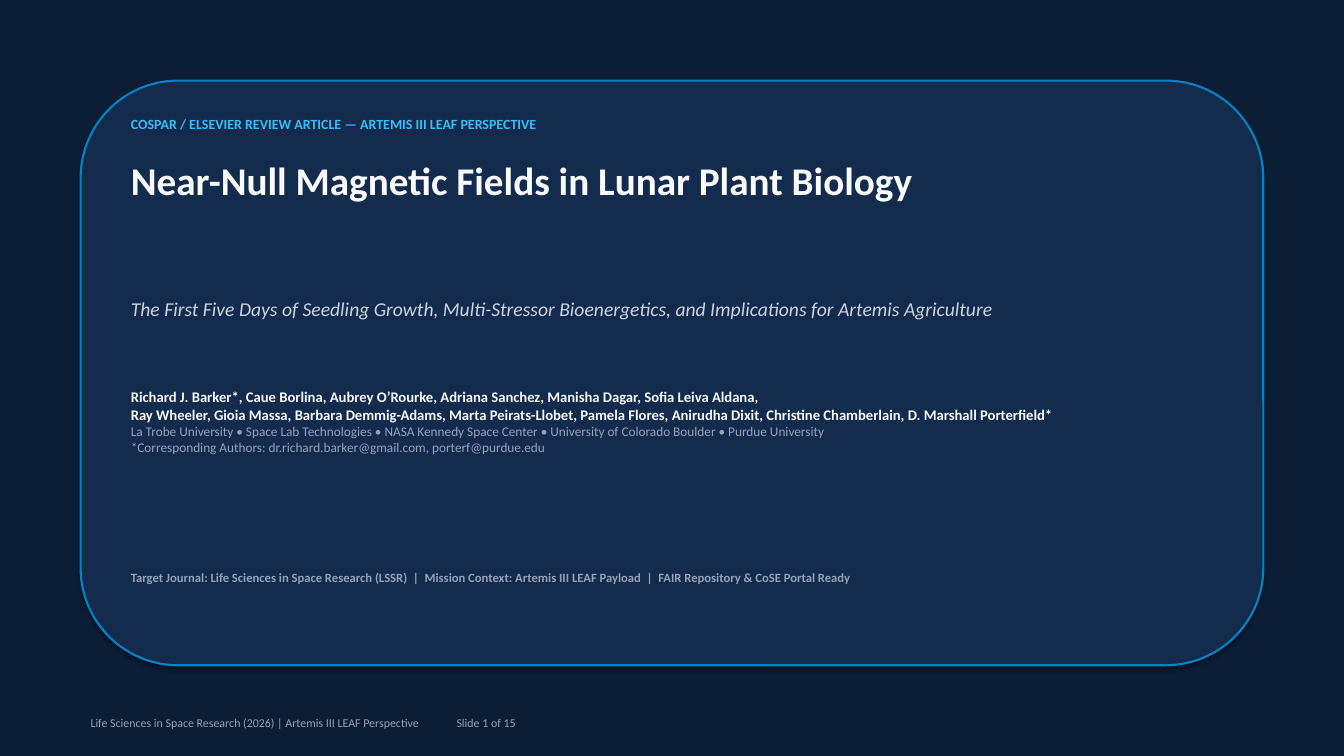
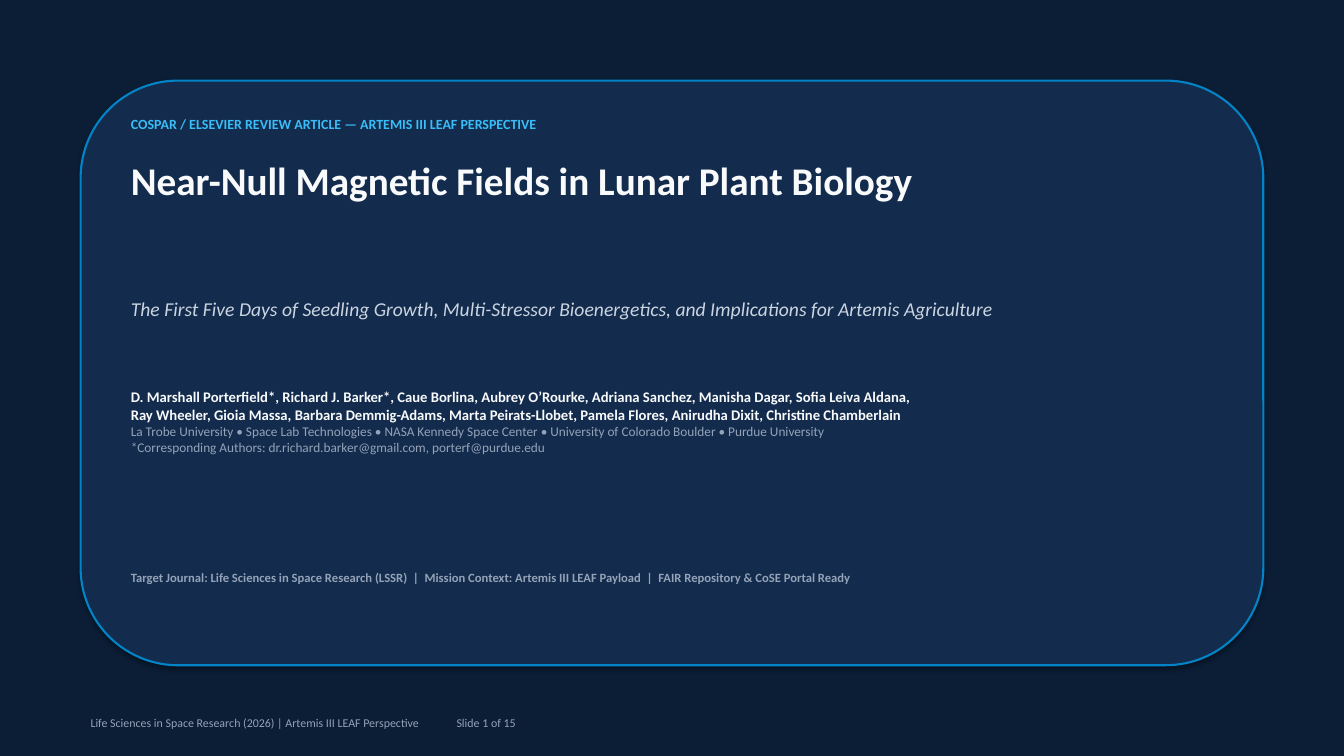
Before and after one commit to dr-richard-barker/NMF_review, a slide deck: slide 1 of Near_Null_Magnetic_Fields_Lunar_Plant_Biology_Presentation.pptx. Drawn at 1344x756 pixels with LibreOffice and Linux fonts; fonts in the diff are those of the drawing. Boxes give left, top, right and bottom in pixels: in the first picture for what was removed or moved away, otherwise in the second. Text is boxed around its words. In the diff, an @@ line names an element or a change of style, - is before the commit and + after.

```diff
--- a/Near_Null_Magnetic_Fields_Lunar_Plant_Biology_Presentation.pptx
+++ b/Near_Null_Magnetic_Fields_Lunar_Plant_Biology_Presentation.pptx
@@ text at <box>131,391,910,423</box>: text changed @@
-Richard J. Barker*, Caue Borlina, Aubrey O’Rourke, Adriana Sanchez, Manisha Dagar, Sofia Leiva Aldana,
-Ray Wheeler, Gioia Massa, Barbara Demmig-Adams, Marta Peirats-Llobet, Pamela Flores, Anirudha Dixit, Christine Chamberlain, D. Marshall Porterfield*
+D. Marshall Porterfield*, Richard J. Barker*, Caue Borlina, Aubrey O’Rourke, Adriana Sanchez, Manisha Dagar, Sofia Leiva Aldana,
+Ray Wheeler, Gioia Massa, Barbara Demmig-Adams, Marta Peirats-Llobet, Pamela Flores, Anirudha Dixit, Christine Chamberlain
```
Also in this commit, not shown: 2 other slides changed, 44 other files.
